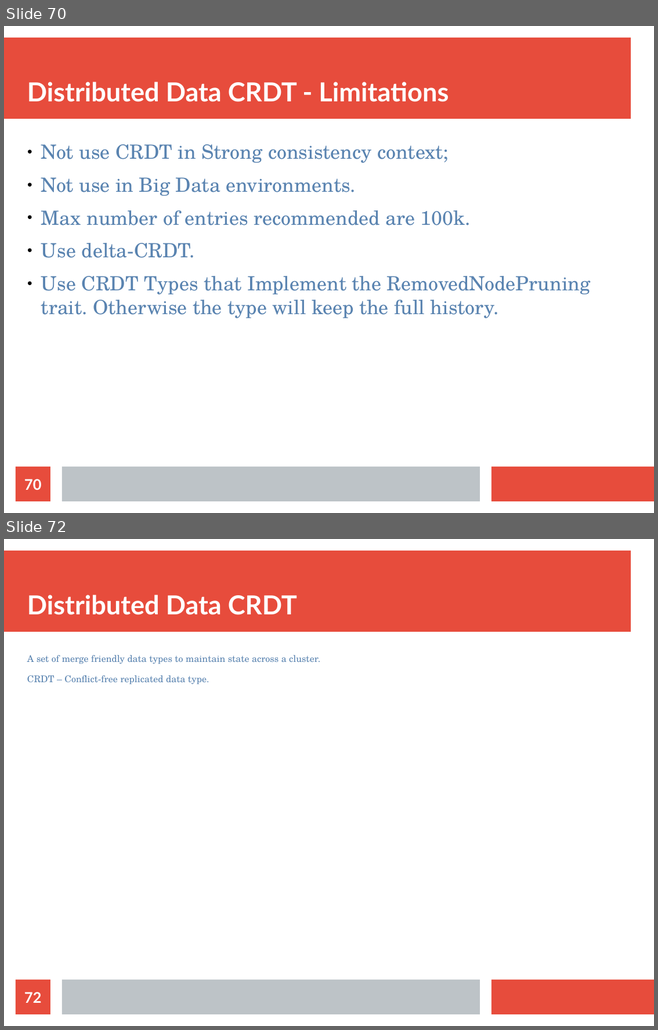
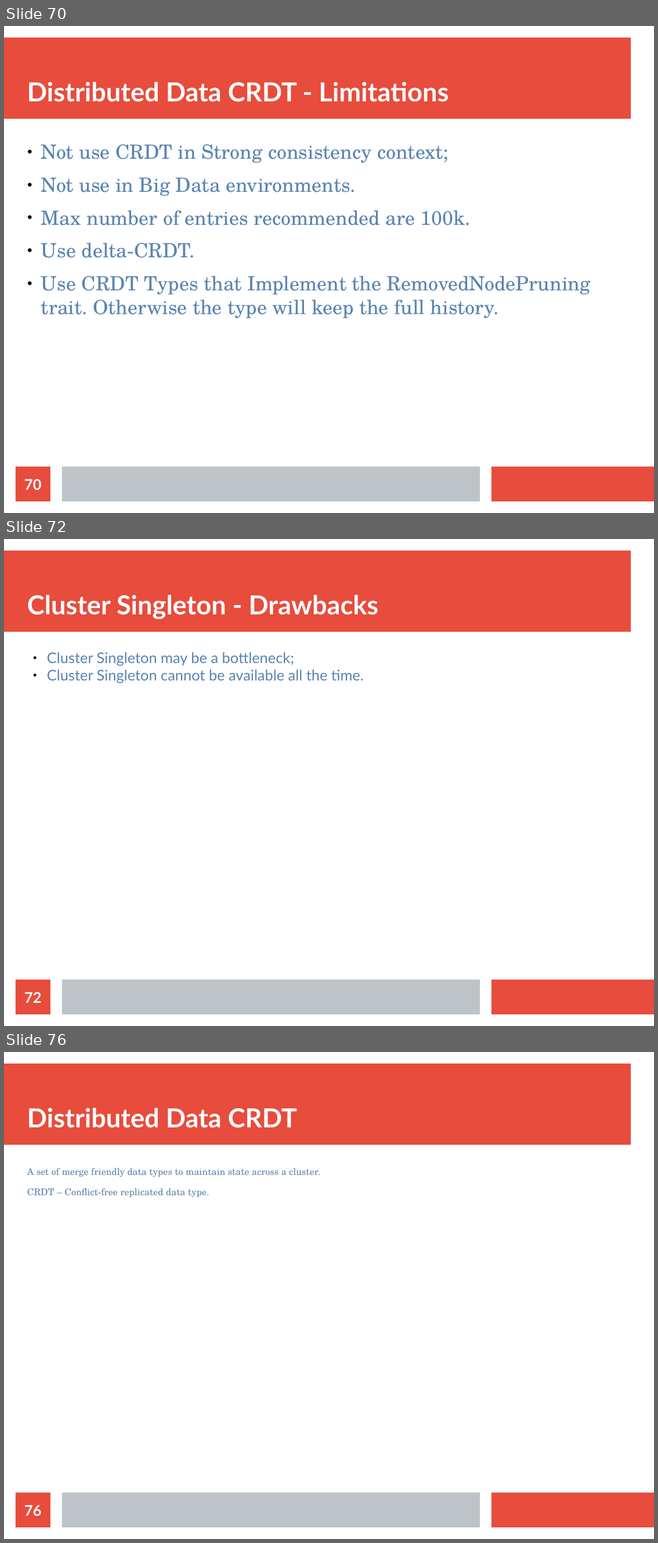
Before and after one commit to bytemania/akka-java-cluster, a slide deck: src/main/resources/res/presentation.odp. Shown one above the other, each under a label of ours: slides 70 and 72 before the commit, slides 70, 72 and 76 after it; the slides between them are not shown. The pictures are 658x1030 and 658x1543 pixels, drawn with LibreOffice and Linux fonts; fonts in the diff are those of the drawing. Boxes give left, top, right and bottom in pixels: in the first picture for what was removed or moved away, otherwise in the second. Text is boxed around its words. In the diff, an @@ line names an element or a change of style, - is before the commit and + after.

Commit message:
singleton code refinement

```diff
--- a/src/main/resources/res/presentation.odp
+++ b/src/main/resources/res/presentation.odp
@@ slide 72 added at (x1=4, y1=539, x2=654, y2=1026), background #FFFFFF; not listed: 3 template elements that a slide beside it also shows @@
@@ title added at (x1=27, y1=595, x2=379, y2=619), 32 pt, text #FFFFFF, bold @@
+Cluster Singleton - Drawbacks
@@ text added at (x1=47, y1=652, x2=364, y2=683), 18 pt, text #5983B0 @@
+● Cluster Singleton may be a bottleneck;
+● Cluster Singleton cannot be available all the time.
@@ page number added at (x1=16, y1=980, x2=50, y2=1015), fill #E74C3C, 18 pt, text #FFFFFF, bold @@
+72
@@ what was slide 72 is now slide 76 @@
@@ page number at (x1=24, y1=1505, x2=41, y2=1516): text changed @@
-72
+76
```
Also in this commit, not shown: 4 other slides added, 1 slide removed, 8 other files.
